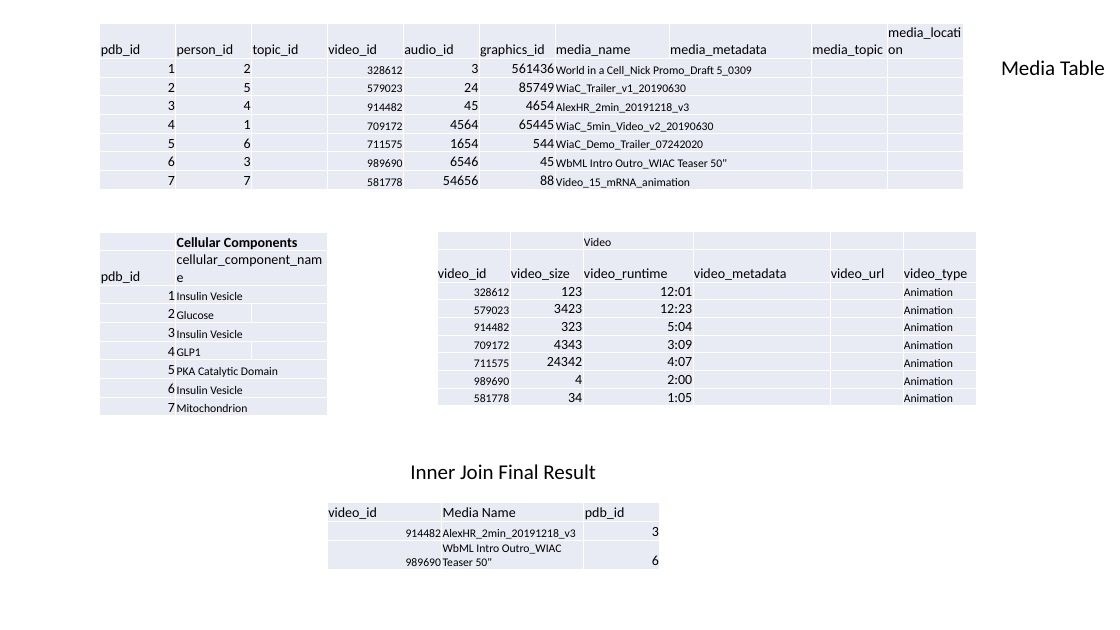
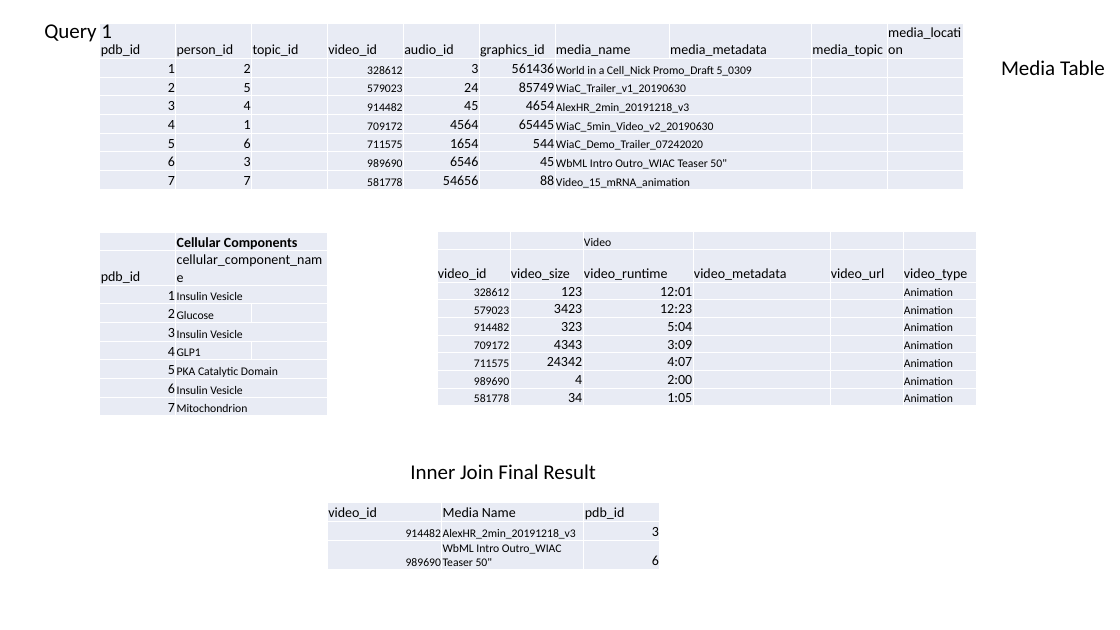
Before and after one commit to aniketkr97/ISI, a slide deck: slide 3 of Modelling/Presentation.pptx (slide 2 before the commit). Drawn at 1120x630 pixels with LibreOffice and Linux fonts; fonts in the diff are those of the drawing. Boxes give left, top, right and bottom in pixels: in the first picture for what was removed or moved away, otherwise in the second. Text is boxed around its words. In the diff, an @@ line names an element or a change of style, - is before the commit and + after.

```diff
--- a/Modelling/Presentation.pptx
+++ b/Modelling/Presentation.pptx
@@ text added at (x1=44, y1=24, x2=112, y2=42), 18 pt, text #000000 @@
+Query 1
```
Also in this commit, not shown: 1 other file.
